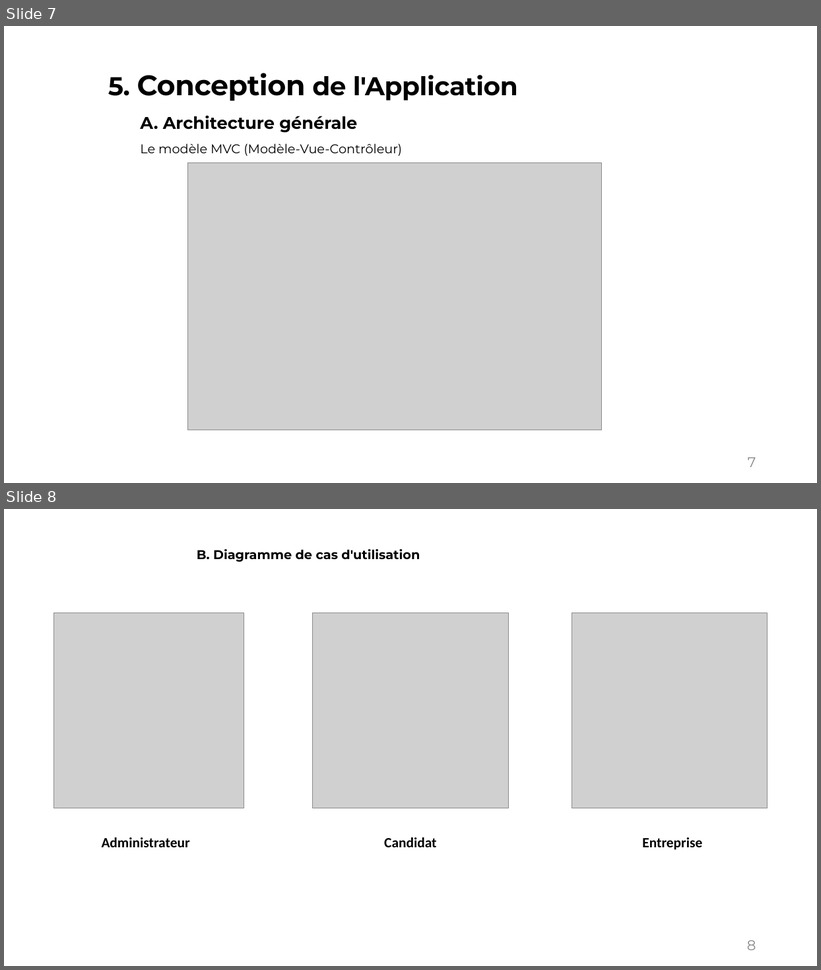
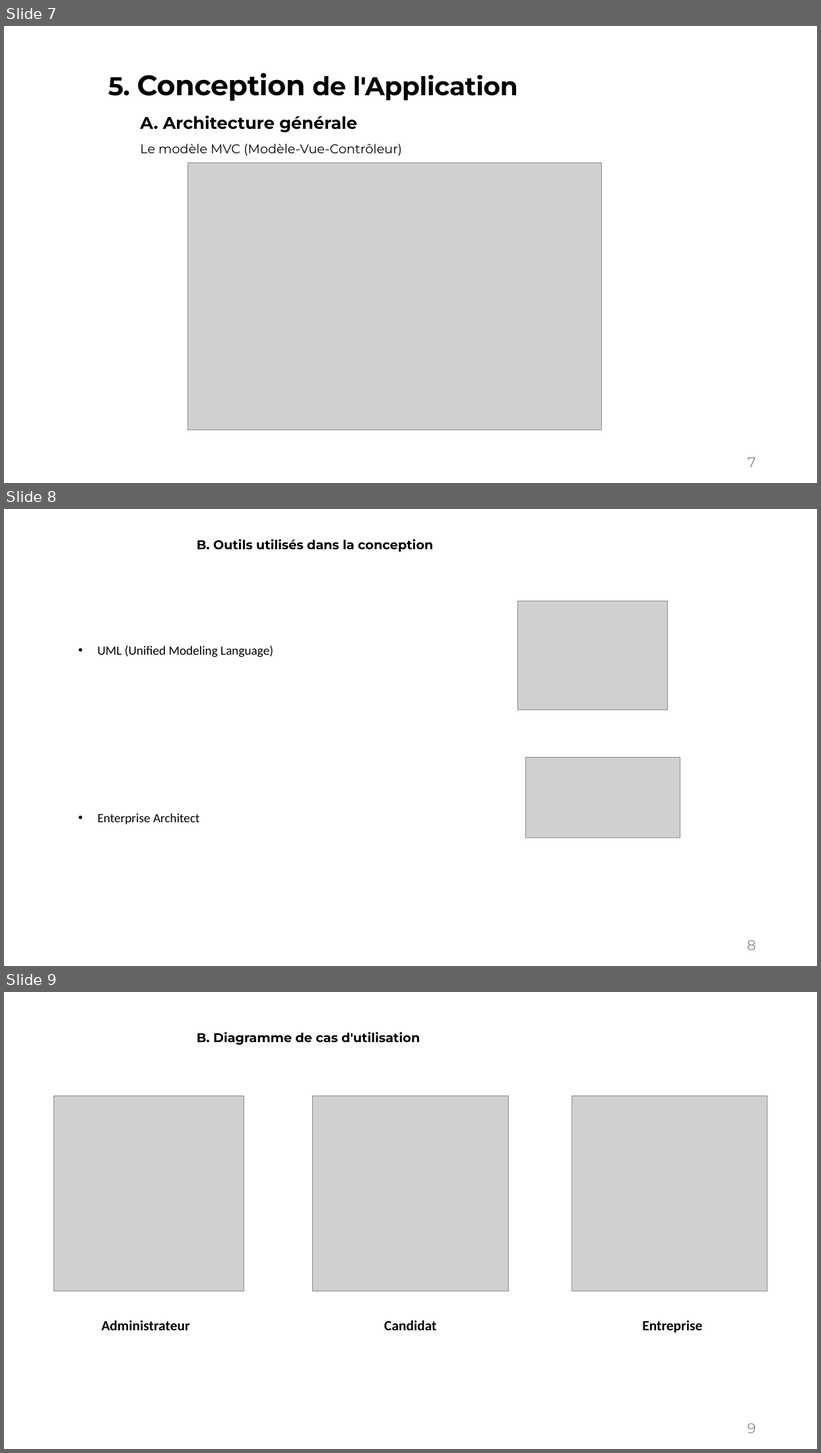
Before and after one commit to EL-MAHDI-MAJDI/JOB-SOUK-PROJECT, a slide deck: Rapport PFE/Presentation_final.pptx. Shown one above the other, each under a label of ours: slides 7 and 8 before the commit, slides 7, 8 and 9 after it. The pictures are 821x970 and 821x1453 pixels, drawn with LibreOffice and Linux fonts; fonts in the diff are those of the drawing; grey boxes stand for pictures. Boxes give left, top, right and bottom in pixels: in the first picture for what was removed or moved away, otherwise in the second. Text is boxed around its words. In the diff, an @@ line names an element or a change of style, - is before the commit and + after.

```diff
--- a/Rapport PFE/Presentation_final.pptx
+++ b/Rapport PFE/Presentation_final.pptx
@@ slide 8 added at bbox=[4, 509, 817, 966], background #FFFFFF @@
@@ text added at bbox=[197, 539, 433, 552], 18 pt, text #000000, bold @@
+B. Outils utilisés dans la conception
@@ picture added at bbox=[517, 601, 668, 710] @@
@@ text added at bbox=[98, 646, 273, 824], 18 pt, text #000000 @@
+• UML (Unified Modeling Language)
+• Enterprise Architect
@@ picture added at bbox=[525, 757, 680, 838] @@
@@ page number added at bbox=[747, 941, 756, 951], 20 pt, text #8C8C8C @@
+8
@@ what was slide 8 is now slide 9 @@
@@ page number at bbox=[747, 1424, 756, 1434]: text changed @@
-8
+9
```
Also in this commit, not shown: 3 slides changed, 3 other files.
